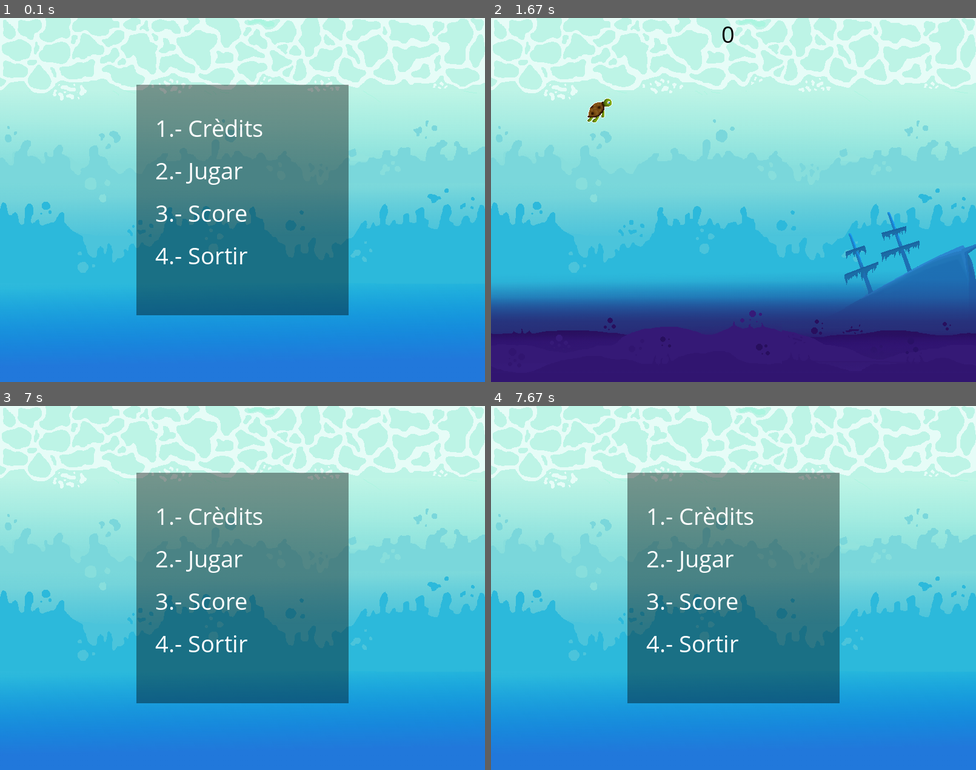
Above: before the commit, frames 1-4 (two rows, left to right).
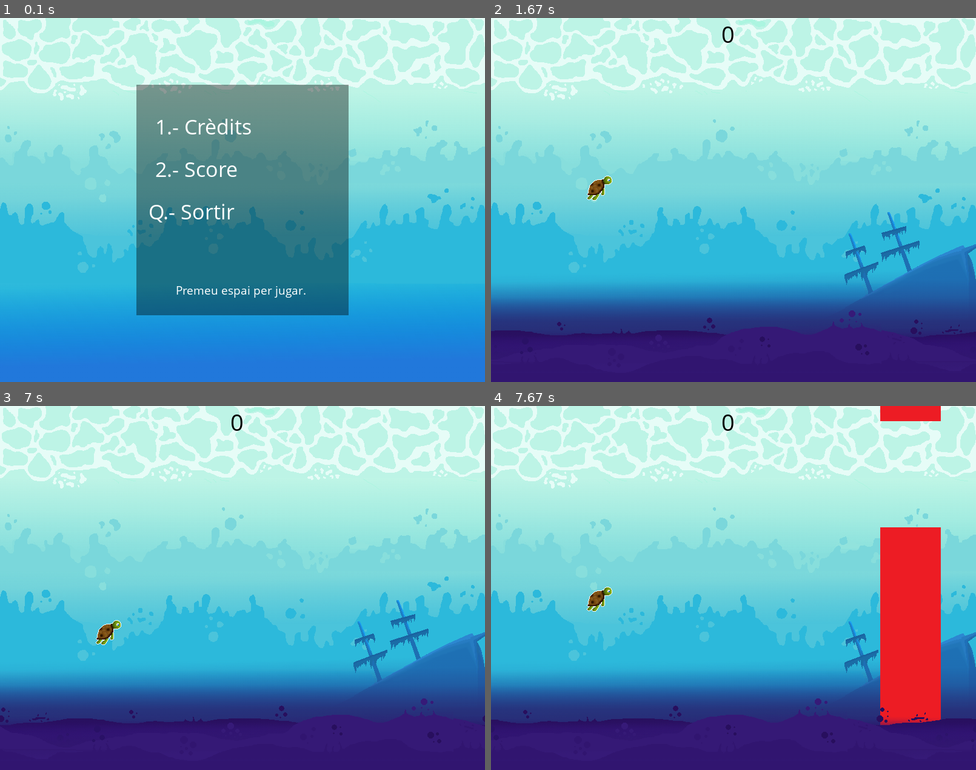
Above: after the commit, the same moments.

Repository: abrsc/M14IntroduccioPython
Game: pygame game, started from Pygame/Projecte Flappy Bird/flappyturtle.py
Same seed, same stepped clock (60 frames per second), same inputs: the game is played once before the commit and once after it.
Inputs (mouse positions are in pixels of both pictures, inside the frame that each line leads up to):
- Up to frame 1 (0.1 s): no input
- Up to frame 2 (1.67 s): tap 2 at 0.33 s; tap Space at 0.67, 1, 1.33 s
- Up to frame 3 (7 s): click (252, 464) at 1.72 s; click (218, 682) at 2.05 s; click (227, 526) at 2.38 s; click (174, 511) at 2.72 s; tap 1 at 3 s; tap Space at 6.47, 6.77 s
- Up to frame 4 (7.67 s): click (685, 573) at 7.12 s; click (617, 493) at 7.45 s

The runs differ from the first frame. In frame 1, 1.6% of the frame differs, in the area x 30-63%, y 27-77%; in frame 2, 0.8%; in frame 3, 52%; in frame 4, 57%, in the area x 0-100%, y 0-100%.

Commit message:
update obligatori

Diff:
--- a/Pygame/Projecte Flappy Bird/flappyturtle.py
+++ b/Pygame/Projecte Flappy Bird/flappyturtle.py
@@ -20,6 +20,7 @@
 #Carregar obstaculos
 imatge_obstaculo = pygame.image.load('assets/obstaculo.png')
 
+
 #Si tenem que calcular temps, necessitem aquesta variable per evitar que hi ha coses que apparecen si les intervales no són valides.
 temps_pause = 0
 
@@ -38,6 +39,8 @@
 pygame.display.set_caption("Flappy Turtle")
 background = pygame.image.load(BACKGROUND_IMAGE).convert()
 altures_obstaculos = [400,325,200]
+so_score = pygame.mixer.Sound('assets/sound_sfx_point.wav')
+so_mort = pygame.mixer.Sound('assets/sound_sfx_die.wav')
 
 
 #FPS
@@ -97,10 +100,10 @@
 def menuprincipal():
     imprimir_pantalla_fons(TITLE_BACKGROUND_IMAGE)
     recttransparent((0,0,0,100),(225,110,350,380))
-    TextPantalla(pantalla, 'Comic Sans MS', 40, "1.- Crèdits", WHITE, (256.25,120+35))
-    TextPantalla(pantalla, 'Comic Sans MS', 40, "2.- Jugar", WHITE,(256.25,190+35))
-    TextPantalla(pantalla, 'Comic Sans MS', 40, "3.- Score", WHITE,(256.25,260+35))
-    TextPantalla(pantalla, 'Comic Sans MS', 40, "4.- Sortir", WHITE, (256.25,330+35))
+    TextPantalla(pantalla, 'Comic Sans MS', 36, "1.- Crèdits", WHITE, (256.25,120+35))
+    TextPantalla(pantalla, 'Comic Sans MS', 36, "2.- Score", WHITE,(256.25,190+35))
+    TextPantalla(pantalla, 'Comic Sans MS', 36, "Q.- Sortir", WHITE, (245,260+35))
+    TextPantalla(pantalla, 'Comic Sans MS', 20, "Premeu espai per jugar.", WHITE,(290,400+35))
     pygame.display.update()
 
 
@@ -114,10 +117,38 @@
         if event.type == KEYDOWN:
             if event.key == K_1:
                 credits()
+            if event.key == K_SPACE:
+                partida = True
+            if event.key == K_q:
+                running = False
             if event.key == K_2:
-                partida = True
-            if event.key == K_4:
-                running = False
+                animacio_infoscore = True
+                infoscore = True
+                while infoscore:
+                    if animacio_infoscore:
+                        imprimir_pantalla_fons(TITLE_BACKGROUND_IMAGE)
+                        recttransparent((0,0,0,150),(225,110,350,350))
+                        TextPantalla(pantalla,'Comic Sans MS',40,"Millor puntuació",(WHITE),(254,140))
+                        if best_score < 10:
+                            TextPantalla(pantalla,'Comic Sans MS',150,str(best_score),(WHITE),(350,200))
+                        elif best_score < 100:
+                            TextPantalla(pantalla,'Comic Sans MS',150,str(best_score),(WHITE),(318,200))
+                        elif best_score < 1000:
+                            TextPantalla(pantalla,'Comic Sans MS',150,str(best_score),(WHITE),(265,200))
+                        else:
+                            best_score = 999
+                            TextPantalla(pantalla,'Comic Sans MS',150,str(best_score),(WHITE),(310,200))
+                        TextPantalla(pantalla,'Comic Sans MS',16, "Premeu la barra espaiadora per continuar...", (WHITE), (242,430))
+                        pygame.display.update()
+                        animacio_infoscore = False
+                    for event in pygame.event.get():
+                            if event.type == pygame.QUIT:
+                                pygame.quit()
+                            if event.type == KEYDOWN:
+                                if event.key == K_SPACE and animacio_infoscore == False:
+                                    infoscore = False
+                                    menuprincipal()
+                    pygame.display.update()
 
     if partida == True:
         current_time = pygame.time.get_ticks()
@@ -167,6 +198,7 @@
                     pantalla.blit(imatge_obstaculo,obstaculo)
 
                 if player_rect.colliderect(obstaculo):
+                    so_mort.play()
                     velocitat_tortuga = 0
                     game_over = True
 
@@ -174,6 +206,7 @@
             if obstaculos:
                 for obstaculo in obstaculos:
                     if 95 < obstaculo.centerx < 105 and score_possible:
+                        so_score.play()
                         score += 1
                         score_possible = False
                     if obstaculo.centerx < 0:
Not shown, added: Pygame/Projecte Flappy Bird/assets/sound_sfx_die.wav
Not shown, added: Pygame/Projecte Flappy Bird/assets/sound_sfx_point.wav
